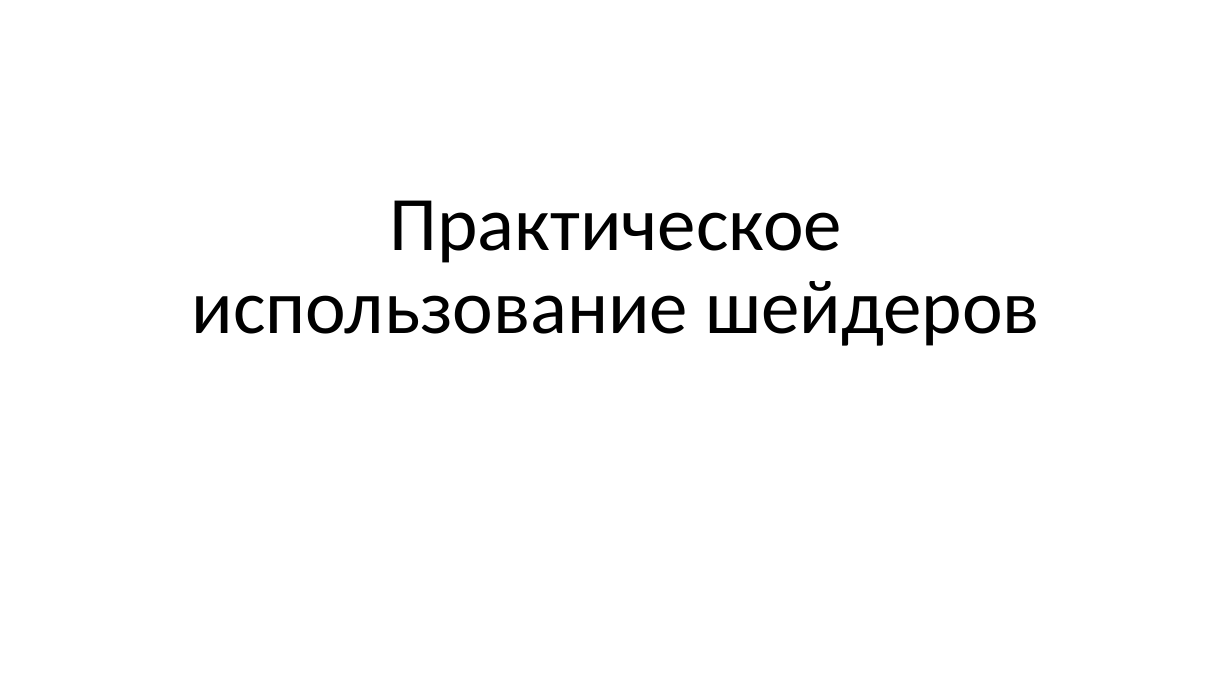
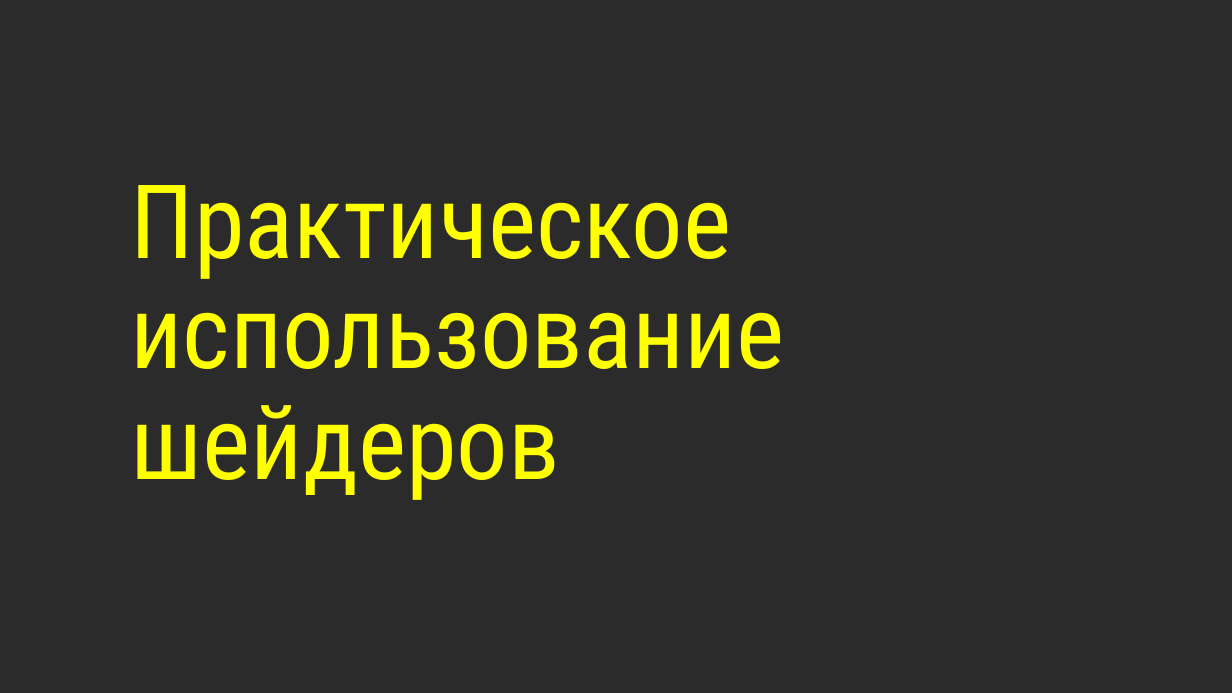
Before and after one commit to alexey-malov/cg-course, a slide deck: slide 1 of lectures/07 - Практическое использование шейдеров.pptx. Drawn at 1232x693 pixels with LibreOffice and Linux fonts; fonts in the diff are those of the drawing; background and template pictures are left out; a plain dark background stands for a picture behind light text. Boxes give left, top, right and bottom in pixels: in the first picture for what was removed or moved away, otherwise in the second. Text is boxed around its words. In the diff, an @@ line names an element or a change of style, - is before the commit and + after.

```diff
--- a/lectures/07 - Практическое использование шейдеров.pptx
+++ b/lectures/07 - Практическое использование шейдеров.pptx
@@ background #FFFFFF to picture (left out) @@
@@ title "Практическое использование шейдеров": place and size @@
-title "Практическое использование шейдеров" at (192, 200, 1039, 346)
+title "Практическое использование шейдеров" at (130, 185, 784, 500)
@@ title "Практическое использование шейдеров" at (130, 185, 784, 500): size 60 to 80 pt, font Calibri to Roboto Condensed, text colour #000000 to #FFFF00; alignment centre to left @@
```
Also in this commit, not shown: 1 other slide changed, 1 other file.
